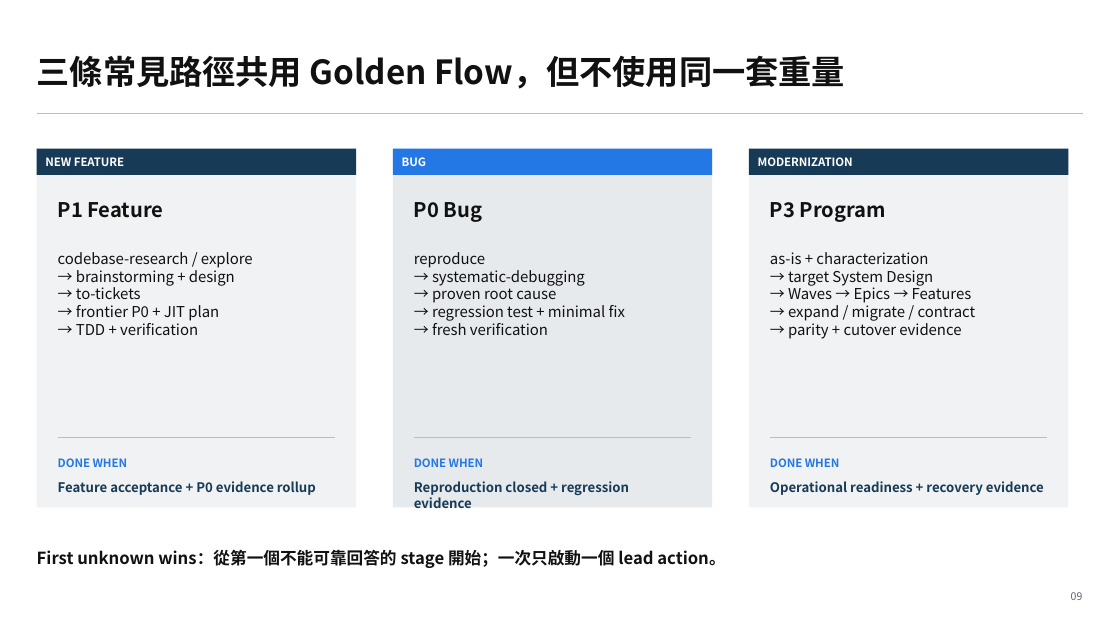
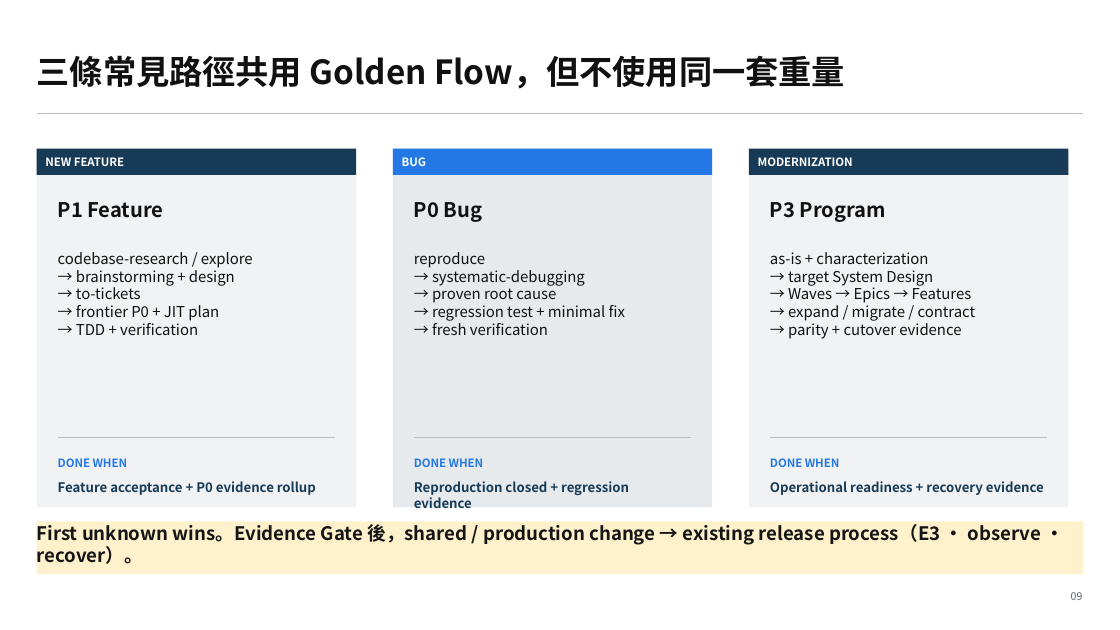
Before and after one commit to yschiang/ai_engineering, a slide deck: slide 9 of presentation/06_Training_Presentation.pptx. Drawn at 1120x630 pixels with LibreOffice and Linux fonts; fonts in the diff are those of the drawing. Boxes give left, top, right and bottom in pixels: in the first picture for what was removed or moved away, otherwise in the second. Text is boxed around its words. In the diff, an @@ line names an element or a change of style, - is before the commit and + after.

```diff
--- a/presentation/06_Training_Presentation.pptx
+++ b/presentation/06_Training_Presentation.pptx
@@ text in rectangle at [37, 520, 1041, 564]: text changed; size 14.2 to 16 pt; text colour #111111 to #151515 @@
-First unknown wins：從第一個不能可靠回答的 stage 開始；一次只啟動一個 lead action。
+First unknown wins。Evidence Gate 後，shared / production change → existing release process（E3 · observe · recover）。
@@ rectangle "First unknown wins。Evidence Gate 後，shared ...": place and size @@
-rectangle "First unknown wins。Evidence Gate 後，shared ..." at [37, 549, 725, 568]
+rectangle "First unknown wins。Evidence Gate 後，shared ..." at [37, 522, 1084, 574]
@@ rectangle "First unknown wins。Evidence Gate 後，shared ..." at [37, 522, 1084, 574]: fill none to #FFF1CC @@
```
Also in this commit, not shown: 4 other slides changed.
